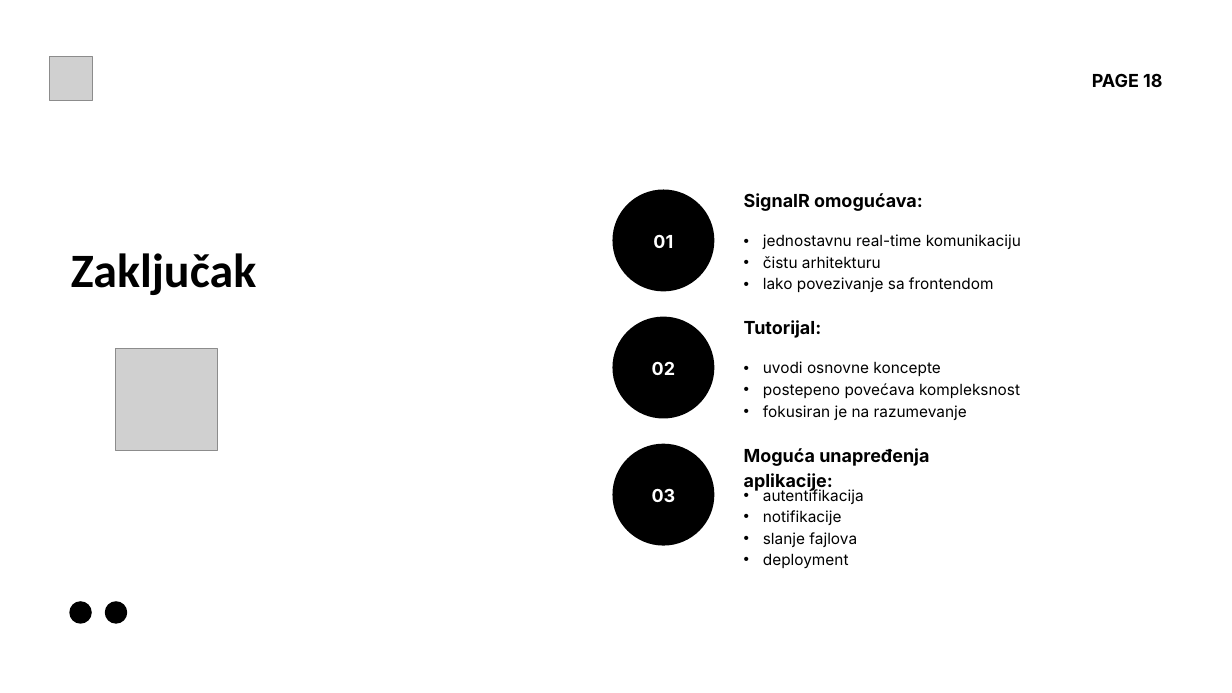
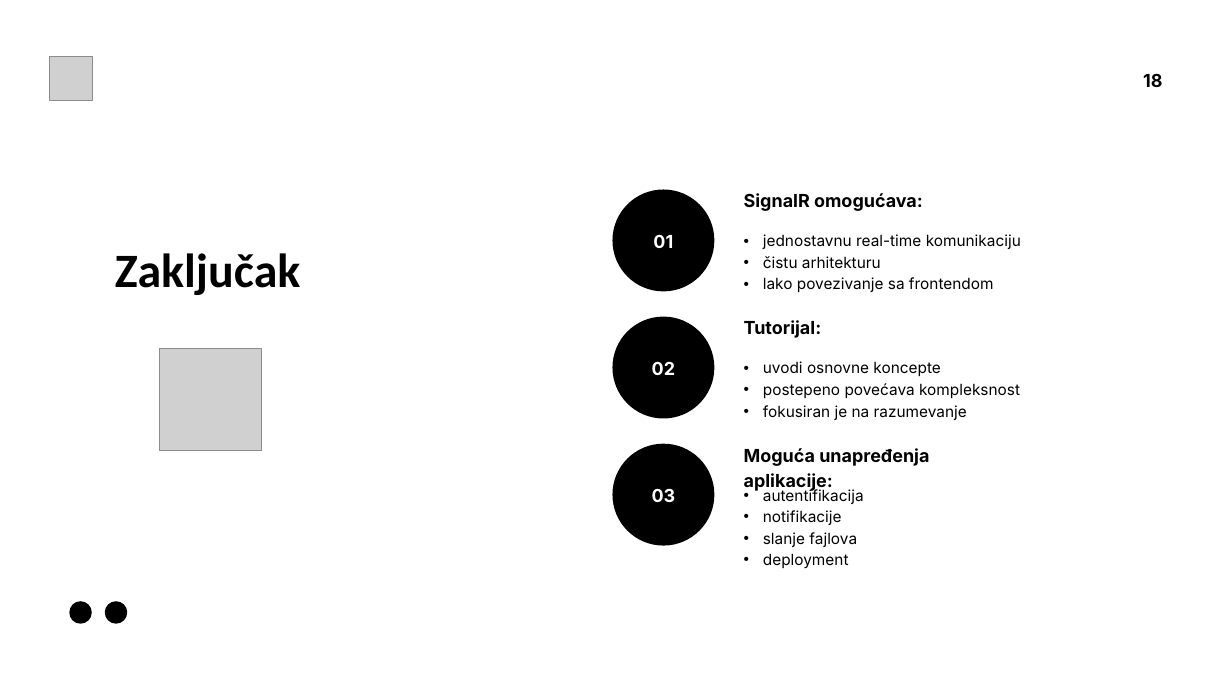
Before and after one commit to SukiDj/SignalRChat, a slide deck: slide 18 of Prezentacija.pptx. Drawn at 1232x693 pixels with LibreOffice and Linux fonts; fonts in the diff are those of the drawing; grey boxes stand for pictures. Boxes give left, top, right and bottom in pixels: in the first picture for what was removed or moved away, otherwise in the second. Text is boxed around its words. In the diff, an @@ line names an element or a change of style, - is before the commit and + after.

```diff
--- a/Prezentacija.pptx
+++ b/Prezentacija.pptx
@@ text at (1143, 73, 1162, 87): text changed @@
-PAGE 18
+18
@@ text "Zaključak": place and size @@
-text "Zaključak" at (71, 253, 256, 295)
+text "Zaključak" at (115, 253, 300, 295)
@@ picture: place and size @@
-picture at (115, 348, 217, 450)
+picture at (160, 348, 261, 450)
```
Also in this commit, not shown: 18 other slides changed, 1 other file.
